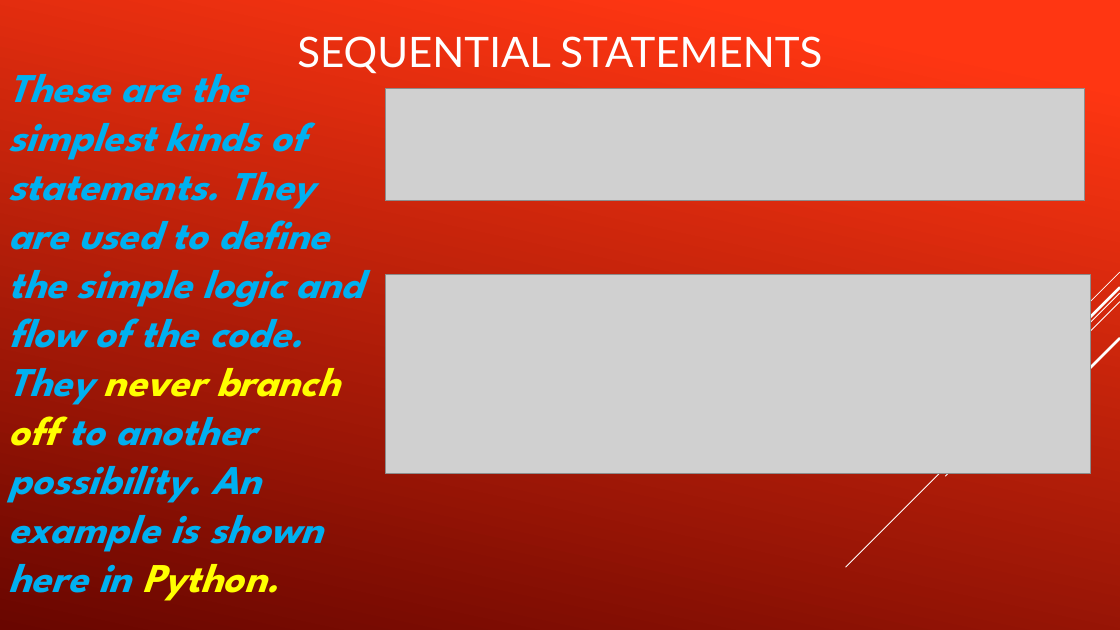
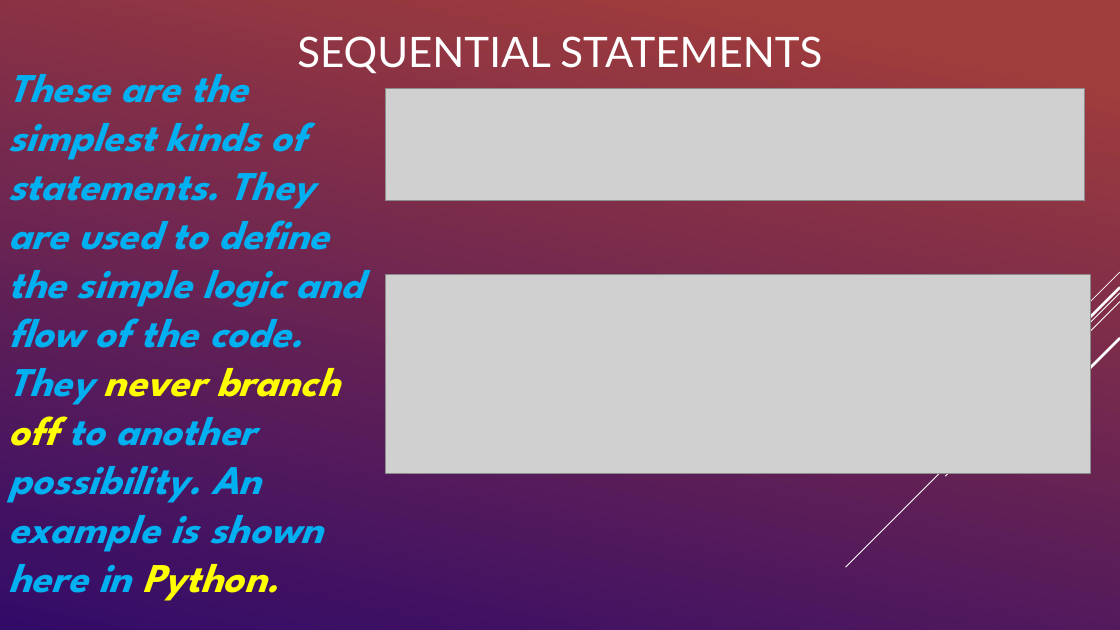
Before and after one commit to AyushisPro2011/Presentation, a slide deck: slide 3 of Presentation.pptx. Drawn at 1120x630 pixels with LibreOffice and Linux fonts; fonts in the diff are those of the drawing; grey boxes stand for pictures. Boxes give left, top, right and bottom in pixels: in the first picture for what was removed or moved away, otherwise in the second. Text is boxed around its words. In the diff, an @@ line names an element or a change of style, - is before the commit and + after.

```diff
--- a/Presentation.pptx
+++ b/Presentation.pptx
@@ background gradient #FF3712 to #6A0600 to gradient #3C9F4A to #330B69 @@
```
Also in this commit, not shown: 6 other slides changed, 2 slides added, 1 other file.
